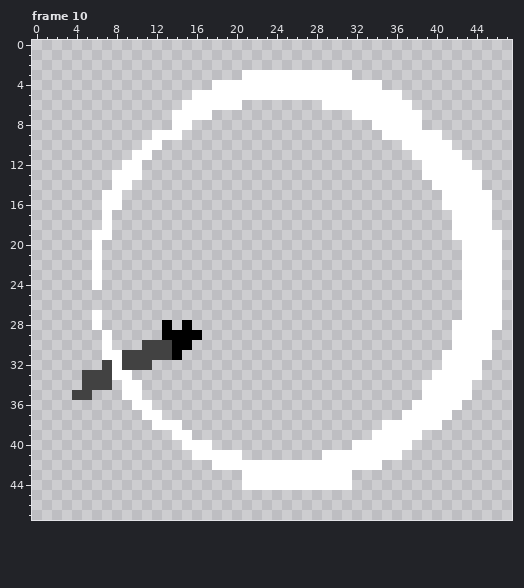
File history of a pixel-art file, sinkdungeon_resource/OtherTexure/weaponlightstabanim000.ase. That is the earlier state.
48x48 pixels, 12 frames. Shown: frame 10. The commit also changed other frames, which this record leaves out.
Now the later version:
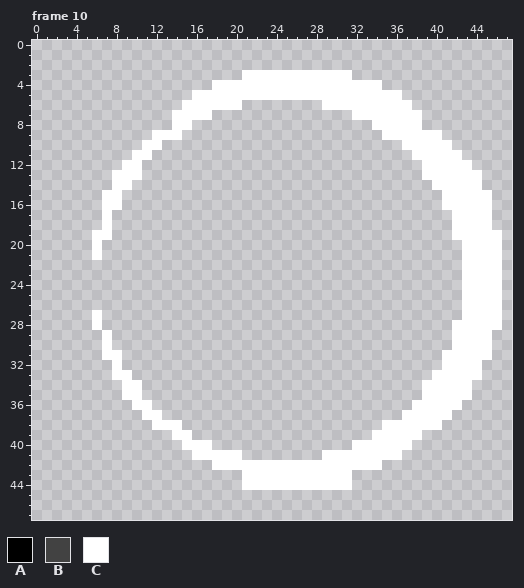
Palette (. is transparent): A #000000  B #424242  C #ffffff
Changes in this commit:
layer "Layer" now hidden
--- frame 10
@@ x 4..8 @@
 21 ..C..
-22 ..C..
-23 ..C..
-24 ..C..
+22 .....
+23 .....
+24 .....
 25 .....
@@ x 2..18 @@
 27 ....C............
-28 ....C......A.A...
-29 .....C.....AAAA..
-30 .....C...BBBAA...
-31 .....CCBBBBBA....
-32 .....BCBBB.......
-33 ...BBBCC.........
-34 ...BBB.CC........
-35 ..BB...CC........
+28 ....C............
+29 .....C...........
+30 .....C...........
+31 .....CC..........
+32 ......C..........
+33 ......CC.........
+34 .......CC........
+35 .......CC........
 36 ........CC.......
Where, in picture pixels (left, top, right, bottom), the same in both pictures:
erased: (92, 260, 102, 290)
erased: (72, 320, 202, 400)
